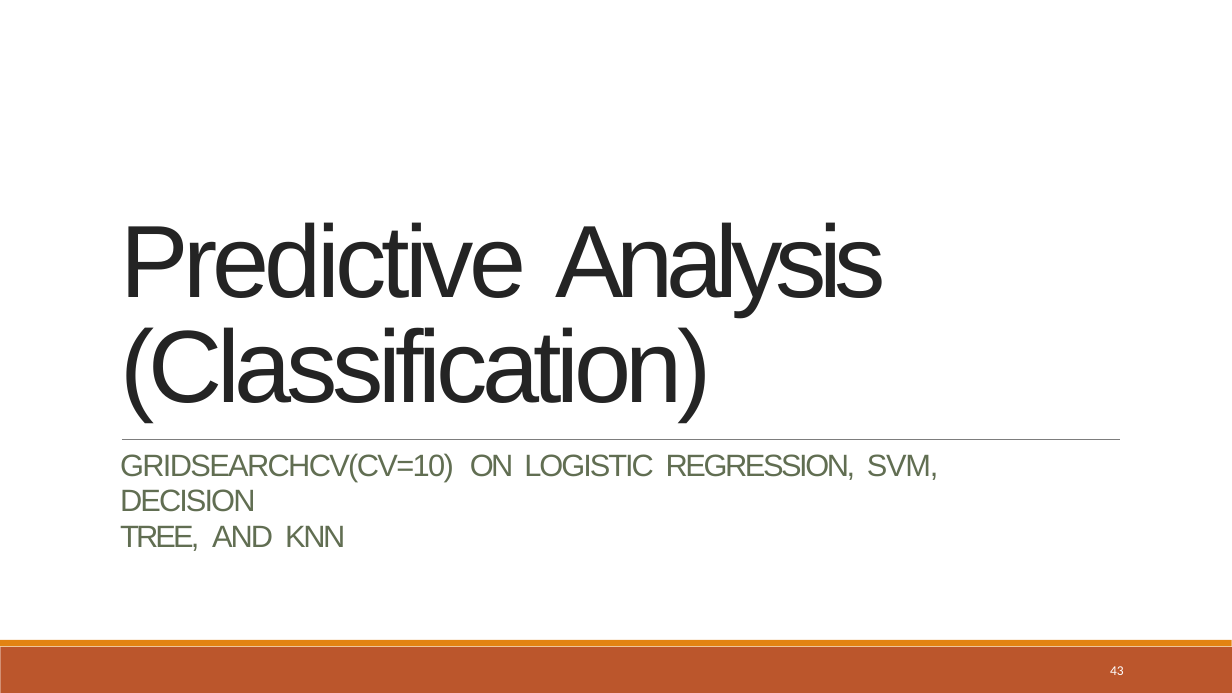
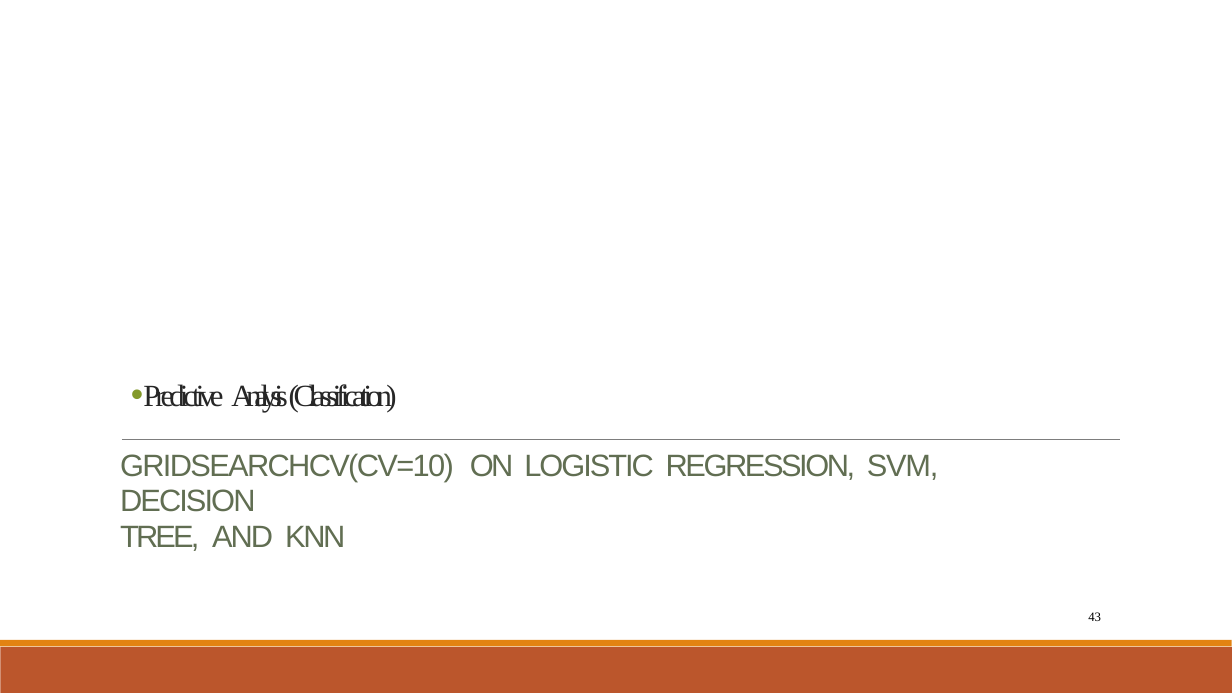
Before and after one commit to Ambatichandu/Applied-Data-Science-Capstone, a slide deck: slide 43 of data science capstone/w5/Data Science Journey.pptx. Drawn at 1232x693 pixels with LibreOffice and Linux fonts; fonts in the diff are those of the drawing; background and template pictures are left out. Boxes give left, top, right and bottom in pixels: in the first picture for what was removed or moved away, otherwise in the second. Text is boxed around its words. In the diff, an @@ line names an element or a change of style, - is before the commit and + after.

```diff
--- a/data science capstone/w5/Data Science Journey.pptx
+++ b/data science capstone/w5/Data Science Journey.pptx
@@ text "Predictive Analysis (Classification)": place and size @@
-text "Predictive Analysis (Classification)" at [120,222,886,422]
+text "Predictive Analysis (Classification)" at [143,384,397,412]
@@ text "Predictive Analysis (Classification)" at [143,384,397,412]: size 80 to 24 pt, font Arial to Times New Roman, text colour #242424 to #262626; bullet none to •; more space between paragraphs @@
@@ page number: place and size @@
-page number at [1110,666,1124,675]
+page number at [1088,612,1101,621]
@@ page number at [1088,612,1101,621]: size 10.5 to 10 pt, font Calibri to Times New Roman, text colour #FFFFFF to #000000; alignment left to right; vertical alignment top to middle @@
```
Also in this commit, not shown: 46 other slides changed.
